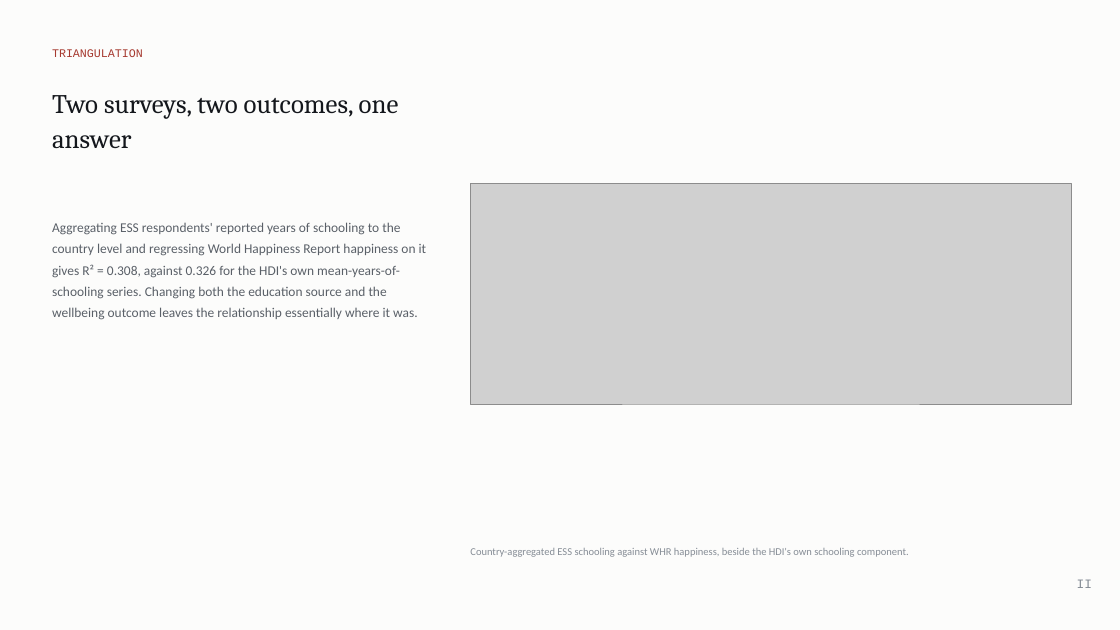
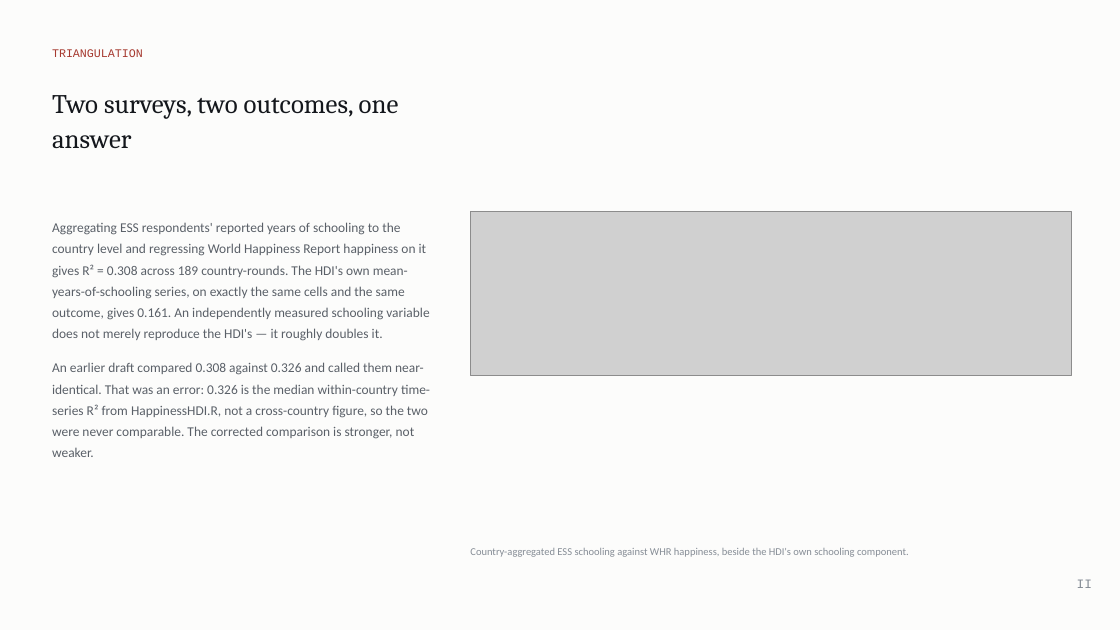
Before and after one commit to cwejnert/HDI-Happiness, a slide deck: slide 15 of deck/The_Education_Exception.pptx. Drawn at 1120x630 pixels with LibreOffice and Linux fonts; fonts in the diff are those of the drawing; grey boxes stand for pictures. Boxes give left, top, right and bottom in pixels: in the first picture for what was removed or moved away, otherwise in the second. Text is boxed around its words. In the diff, an @@ line names an element or a change of style, - is before the commit and + after.

```diff
--- a/deck/The_Education_Exception.pptx
+++ b/deck/The_Education_Exception.pptx
@@ text at (52,222,430,457): text changed @@
-Aggregating ESS respondents' reported years of schooling to the country level and regressing World Happiness Report happiness on it gives R² = 0.308, against 0.326 for the HDI's own mean-years-of-schooling series. Changing both the education source and the wellbeing outcome leaves the relationship essentially where it was.
+Aggregating ESS respondents' reported years of schooling to the country level and regressing World Happiness Report happiness on it gives R² = 0.308 across 189 country-rounds. The HDI's own mean-years-of-schooling series, on exactly the same cells and the same outcome, gives 0.161. An independently measured schooling variable does not merely reproduce the HDI's — it roughly doubles it.
+An earlier draft compared 0.308 against 0.326 and called them near-identical. That was an error: 0.326 is the median within-country time-series R² from HappinessHDI.R, not a cross-country figure, so the two were never comparable. The corrected comparison is stronger, not weaker.
@@ picture: place and size @@
-picture at (471,183,1071,404)
+picture at (471,212,1071,376)
```
Also in this commit, not shown: 9 other slides changed, 32 other files.
